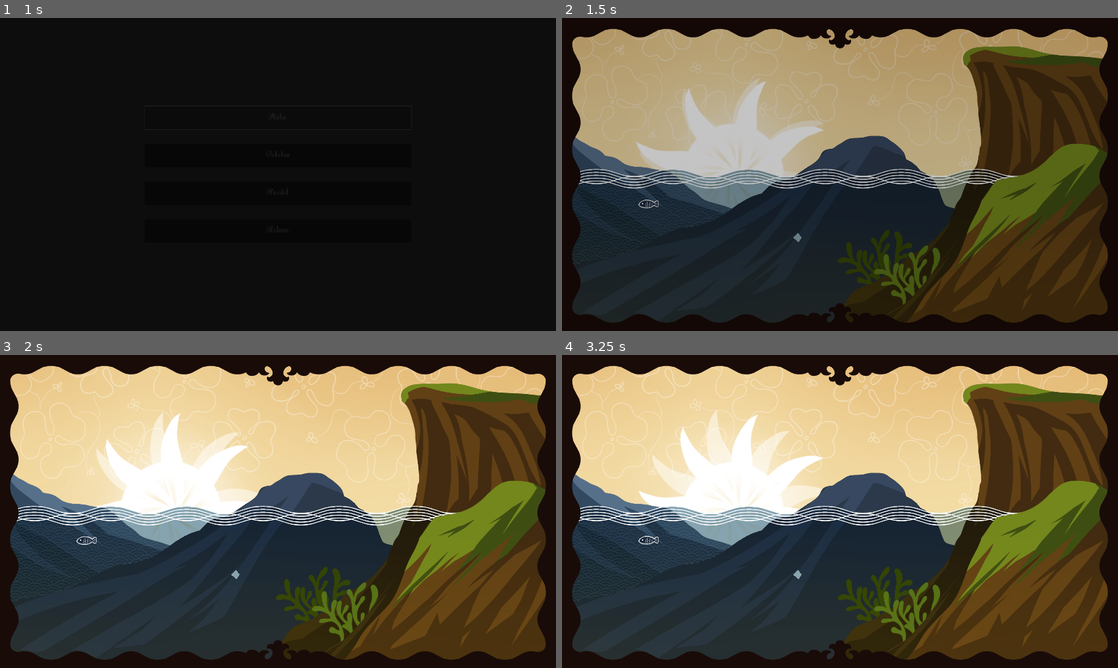
Above: before the commit, frames 1-4 (two rows, left to right).
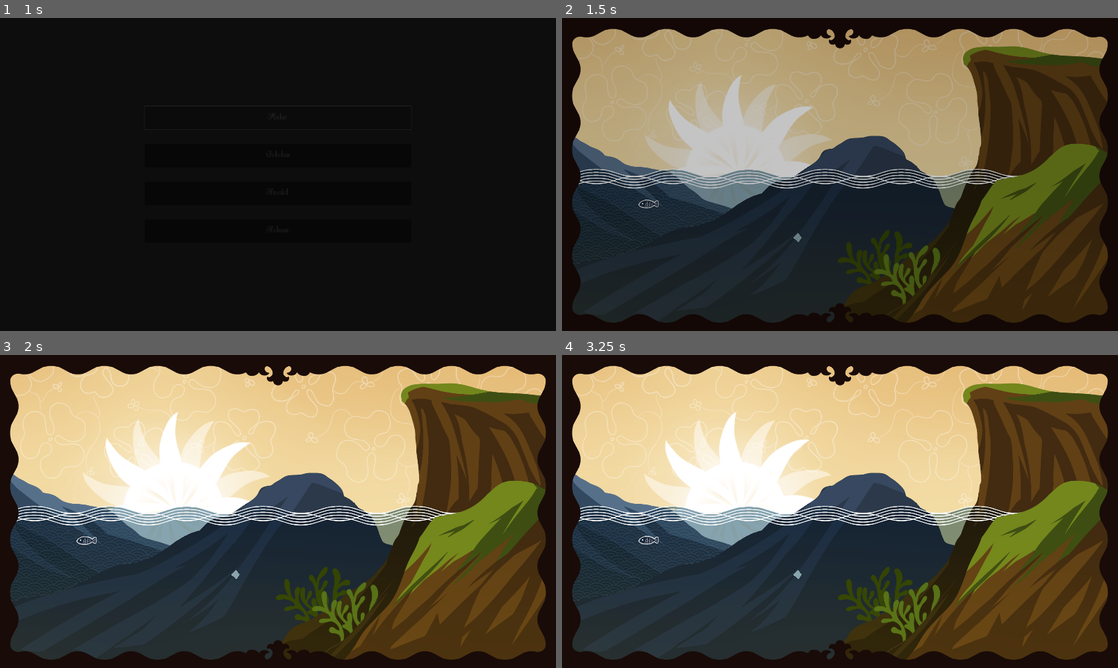
Above: after the commit, the same moments.

Repository: istamarahsan/youma-gemastik-2023
Game: Godot game, scene res://main.tscn
The game is run twice, just before and just after one commit, with the same random seed, the same clock (stepped at 60 frames per second) and the same inputs.
Inputs (mouse positions are in pixels of both pictures, inside the frame that each line leads up to):
- Up to frame 1 (1 s): click "Mulai" at 0.5 s
- Up to frame 2 (1.5 s): move the mouse to (650, 205) at 1.27 s; click (650, 205) at 1.42 s
- Up to frame 3 (2 s): no input
- Up to frame 4 (3.25 s): move the mouse to (890, 596) at 2.02 s; click (890, 596) at 2.17 s; move the mouse to (823, 542) at 2.77 s; click (823, 542) at 2.92 s

Frame 1 is identical in both runs. In frame 2, 3.0% of the frame differs, in the area x 13-49%, y 18-53%; in frame 3, 2.4%; in frame 4, 3.8%, in the area x 13-49%, y 17-54%.

Commit message:
Rotate speed sun change

Diff:
--- a/levels/level-1/seashore.tscn
+++ b/levels/level-1/seashore.tscn
@@ -160,20 +160,20 @@
 z_index = -12
 z_as_relative = false
 position = Vector2(595, 542)
-rotation = -4.07117
+rotation = -4.21914
 texture = ExtResource("8_82s7t")
 script = ExtResource("9_cets0")
 clockwise = false
 editor_rotate = false
 time_offset = 8.3
-amplitude = 0.8
+amplitude = 0.15
 metadata/_edit_lock_ = true
 
 [node name="SeashoreL6Sun1" type="Sprite2D" parent="BG"]
 z_index = -11
 z_as_relative = false
 position = Vector2(595, 542)
-rotation = -2.48134
+rotation = -6.03881
 texture = ExtResource("7_nvgx8")
 script = ExtResource("9_cets0")
 clockwise = false
--- a/levels/level-1/sun_rotate.gd
+++ b/levels/level-1/sun_rotate.gd
@@ -12,7 +12,7 @@
 func _process(delta):
 	if not editor_rotate and Engine.is_editor_hint():
 		return
-	var time = (Time.get_ticks_msec() / 60.0) if not Engine.is_editor_hint() else Time.get_unix_time_from_system()
+	var time = (Time.get_ticks_msec() / 1000.0) if not Engine.is_editor_hint() else Time.get_unix_time_from_system()
 	time += time_offset
 	time = time / lerpf(min_amp_down, max_amp_down, 1-amplitude)
 	rotation = fmod(time, 2 * PI) * -1 if not clockwise else 1
Not shown: 2 places in main.tscn that only renumber resources
